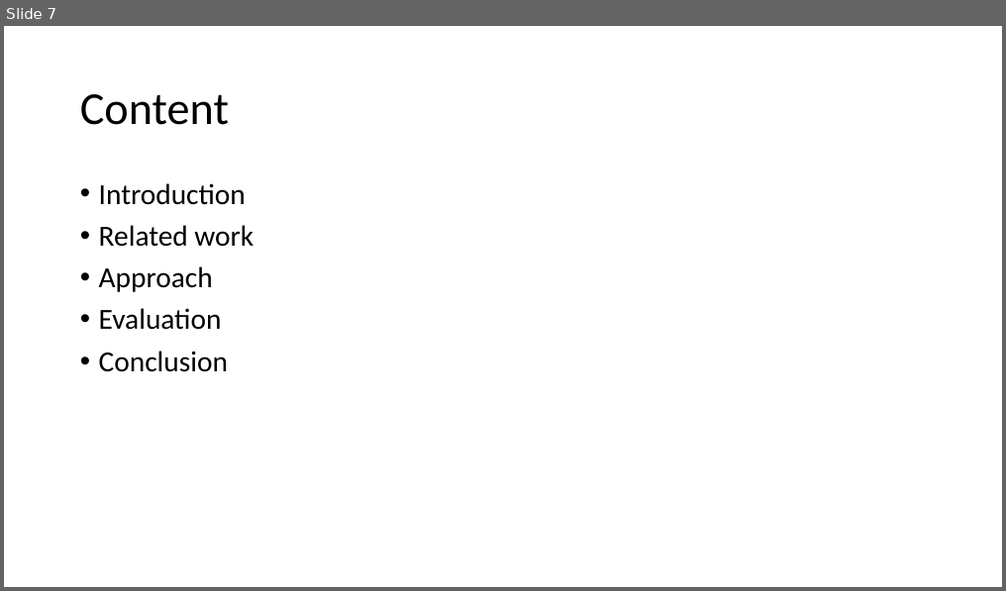
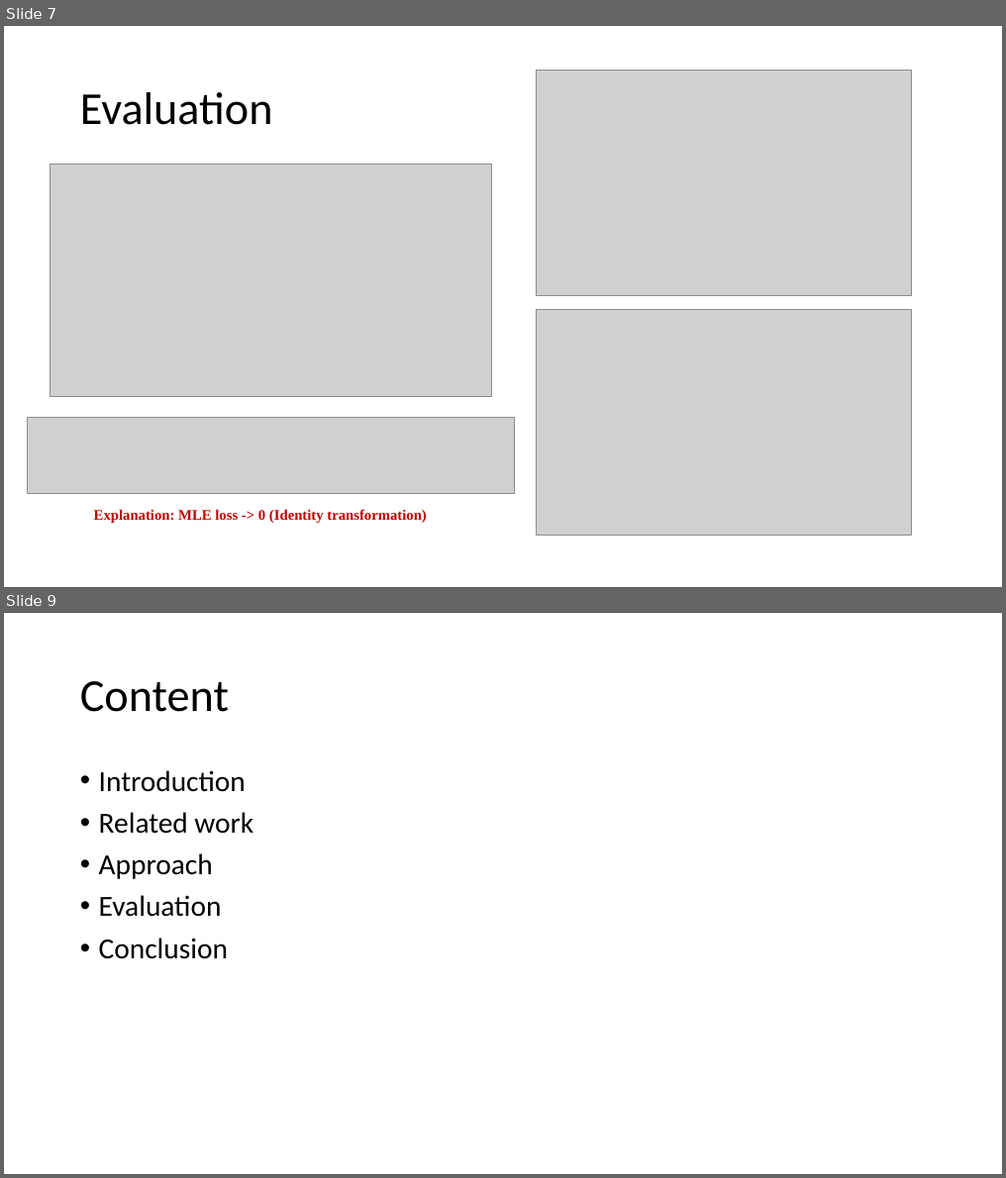
Before and after one commit to bitzj2015/EE599-Final-Project, a slide deck: doc/599-final-project.pptx. Shown one above the other, each under a label of ours: slide 7 before the commit, slides 7 and 9 after it; the slides between them are not shown. The pictures are 1006x591 and 1006x1178 pixels, drawn with LibreOffice and Linux fonts; fonts in the diff are those of the drawing; grey boxes stand for pictures. Boxes give left, top, right and bottom in pixels: in the first picture for what was removed or moved away, otherwise in the second. Text is boxed around its words. In the diff, an @@ line names an element or a change of style, - is before the commit and + after.

```diff
--- a/doc/599-final-project.pptx
+++ b/doc/599-final-project.pptx
@@ slide 7 added at <box>4,26,1002,587</box>, background #FFFFFF @@
@@ picture added at <box>537,71,912,295</box> @@
@@ title added at <box>80,92,273,125</box>, 44 pt, text #000000 @@
+Evaluation
@@ picture added at <box>50,165,491,396</box> @@
@@ picture added at <box>537,310,912,535</box> @@
@@ picture added at <box>27,417,514,493</box> @@
@@ text added at <box>94,509,427,523</box>, 14 pt, text #C00000, bold @@
+Explanation: MLE loss -> 0 (Identity transformation)
@@ what was slide 7 is now slide 9 @@
```
Also in this commit, not shown: 3 slides changed, 2 other slides added, 1 slide removed, 4 other files.
